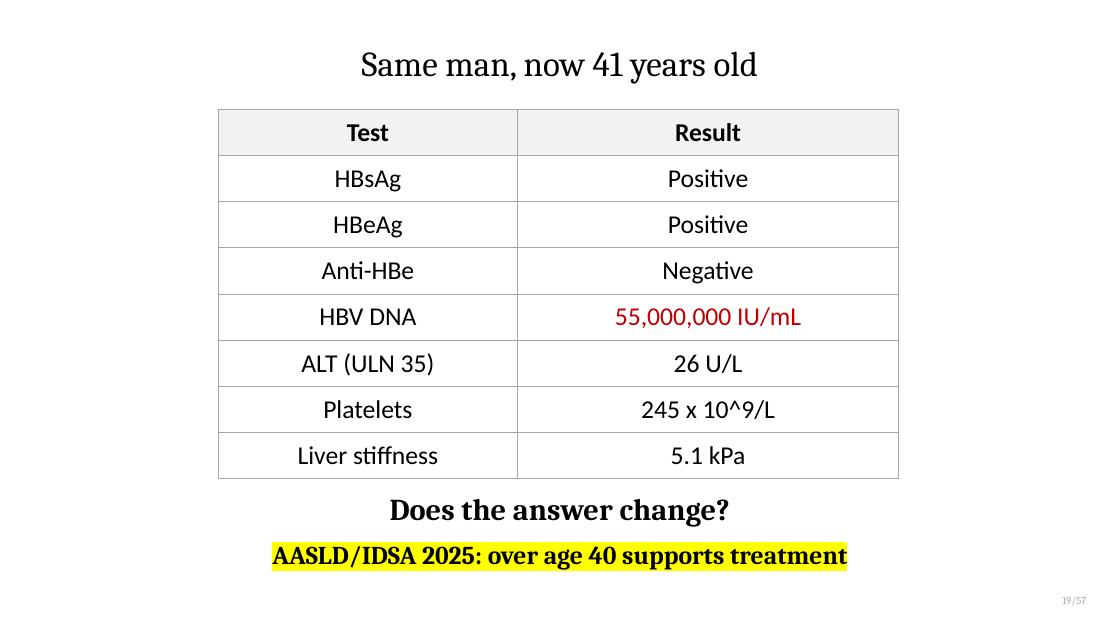
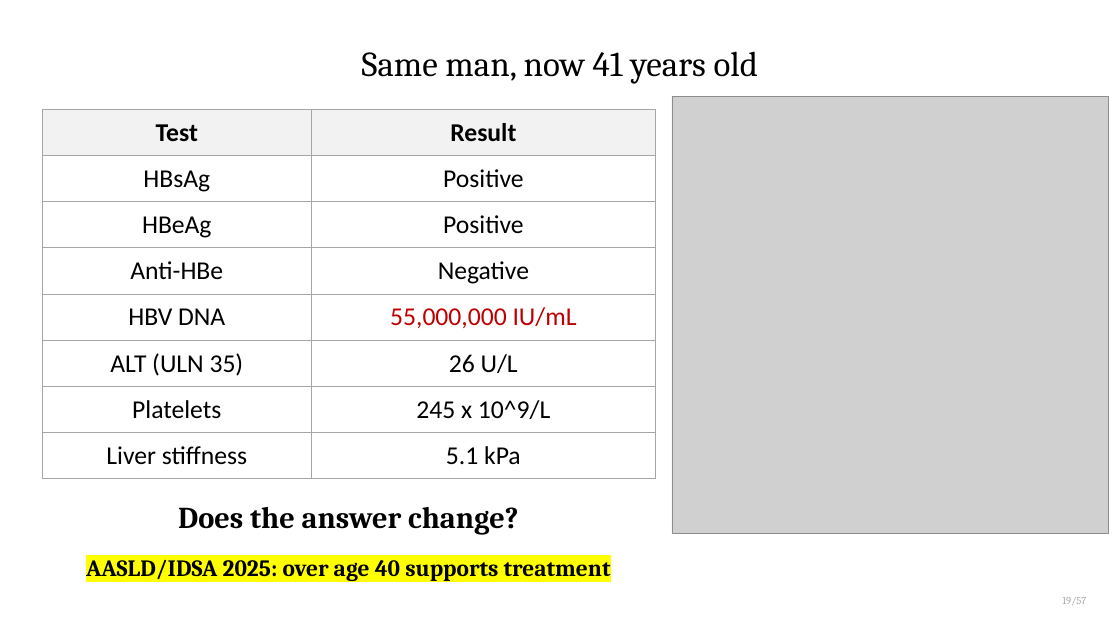
Before and after one commit to qaddodi/mohammad-almeqdadi-lectures, a slide deck: slide 31 of lectures/chronic-hepatitis-b/Chronic Hepatitis B.pptx. Drawn at 1120x630 pixels with LibreOffice and Linux fonts; fonts in the diff are those of the drawing; grey boxes stand for pictures. Boxes give left, top, right and bottom in pixels: in the first picture for what was removed or moved away, otherwise in the second. Text is boxed around its words. In the diff, an @@ line names an element or a change of style, - is before the commit and + after.

```diff
--- a/lectures/chronic-hepatitis-b/Chronic Hepatitis B.pptx
+++ b/lectures/chronic-hepatitis-b/Chronic Hepatitis B.pptx
@@ table resized from (x1=218, y1=109, x2=899, y2=469) to (x1=42, y1=109, x2=655, y2=469) @@
@@ picture added at (x1=672, y1=97, x2=1109, y2=534) @@
@@ text "Does the answer change?" moved from (x1=390, y1=499, x2=730, y2=526) to (x1=178, y1=507, x2=518, y2=535) @@
@@ text "AASLD/IDSA 2025: over age 40 ..." moved from (x1=272, y1=541, x2=847, y2=570) to (x1=86, y1=560, x2=611, y2=581) @@
@@ text "AASLD/IDSA 2025: over age 40 ..." at (x1=86, y1=560, x2=611, y2=581): size 22 to 20 pt @@
```
Also in this commit, not shown: 12 other slides changed, 12 other files.
